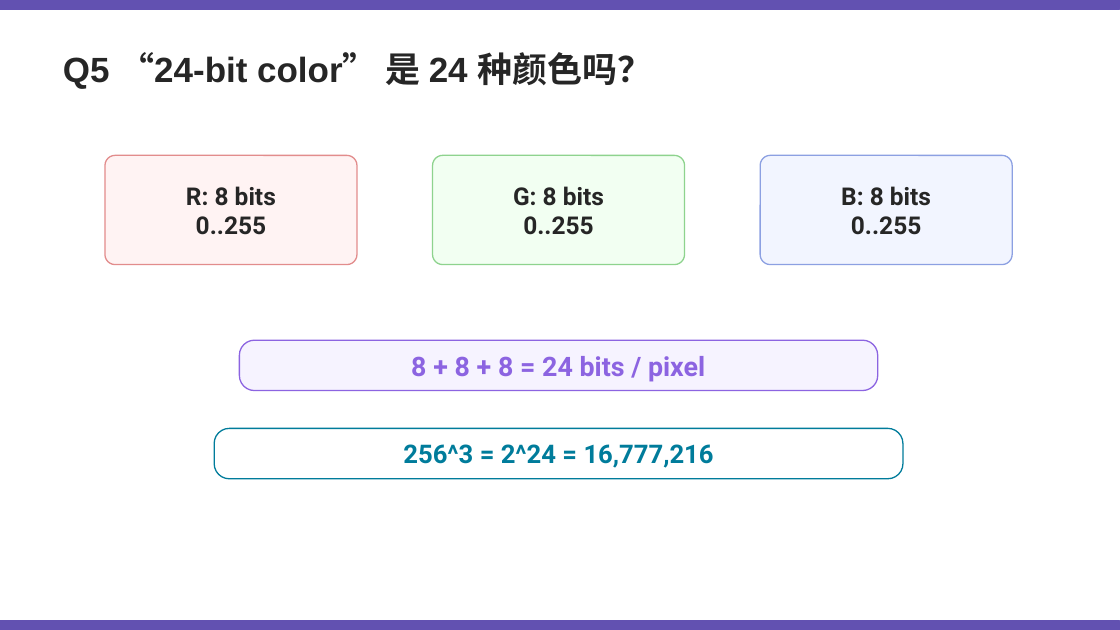
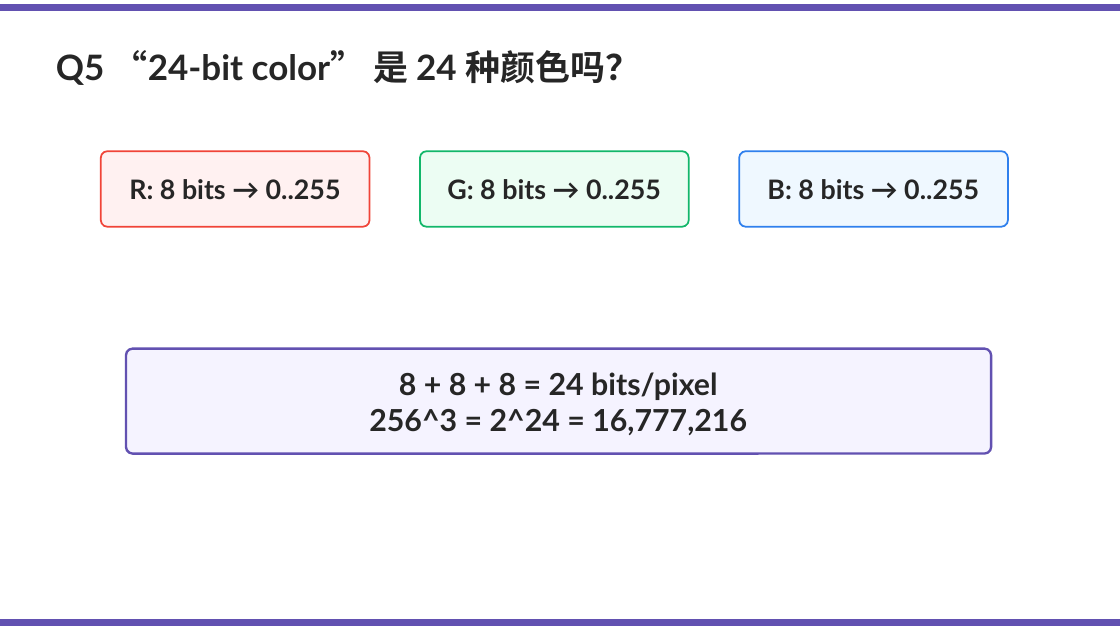
Before and after one commit to Kunonepeng/shtick, a slide deck: slide 16 of 1-2-encoding/1-2-3-image-encoding/image-encoding-v1.pptx (slide 14 before the commit). Drawn at 1120x630 pixels with LibreOffice and Linux fonts; fonts in the diff are those of the drawing. Boxes give left, top, right and bottom in pixels: in the first picture for what was removed or moved away, otherwise in the second. Text is boxed around its words. In the diff, an @@ line names an element or a change of style, - is before the commit and + after.

```diff
--- a/1-2-encoding/1-2-3-image-encoding/image-encoding-v1.pptx
+++ b/1-2-encoding/1-2-3-image-encoding/image-encoding-v1.pptx
@@ rectangle: place and size @@
-rectangle at (0,0,1120,9)
+rectangle at (0,4,1120,11)
@@ text "Q5 “24-bit color” 是 24 ..." at (56,50,640,85): font Arial to Lato @@
@@ rounded rectangle: place and size @@
-rounded rectangle at (105,155,357,265)
+rounded rectangle at (101,151,370,227)
@@ rounded rectangle at (101,151,370,227): fill #FFF3F3 to #FFF1F1; outline #E28C8C 1.1 pt to #F04438 1.5 pt; proportions changed @@
@@ text at (129,179,341,200): text changed; size 21 to 23 pt; font Roboto to Lato @@
-R: 8 bits
-0..255
+R: 8 bits → 0..255
@@ rounded rectangle: place and size @@
-rounded rectangle at (433,155,685,265)
+rounded rectangle at (420,151,689,227)
@@ rounded rectangle at (420,151,689,227): fill #F2FFF2 to #ECFDF3; outline #8ED38E 1.1 pt to #12B76A 1.5 pt; proportions changed @@
@@ text at (447,179,661,200): text changed; size 21 to 23 pt; font Roboto to Lato @@
-G: 8 bits
-0..255
+G: 8 bits → 0..255
@@ rounded rectangle: place and size @@
-rounded rectangle at (760,155,1012,265)
+rounded rectangle at (739,151,1008,227)
@@ rounded rectangle at (739,151,1008,227): fill #F2F5FF to #EFF8FF; outline #8CA0E2 1.1 pt to #2F80ED 1.5 pt; proportions changed @@
@@ text at (767,179,979,200): text changed; size 21 to 23 pt; font Roboto to Lato @@
-B: 8 bits
-0..255
+B: 8 bits → 0..255
@@ rounded rectangle: place and size @@
-rounded rectangle at (239,340,878,391)
+rounded rectangle at (126,349,991,454)
@@ rounded rectangle at (126,349,991,454): fill #F6F3FF to #F5F3FF; outline #8C64E1 1.1 pt to #6251B1 2 pt; proportions changed @@
@@ text "8 + 8 + 8 ...": place and size @@
-text "8 + 8 + 8 ..." at (403,444,714,468)
+text "8 + 8 + 8 ..." at (369,372,747,435)
@@ text removed at (411,356,705,382) @@
-8 + 8 + 8 = 24 bits / pixel
@@ text at (399,372,718,400): paragraph added @@
+8 + 8 + 8 = 24 bits/pixel
@@ text at (369,409,747,435): size 22 to 26 pt, font Roboto to Lato, text colour #007C9B to #262626 in "256^3 = 2^24 = 16,777,216" @@
@@ rounded rectangle removed at (214,429,903,479) @@
@@ rectangle: place and size @@
-rectangle at (0,621,1120,630)
+rectangle at (0,619,1120,626)
```
Also in this commit, not shown: 22 other slides changed, 3 slides added, 1 slide removed, 8 other files.
